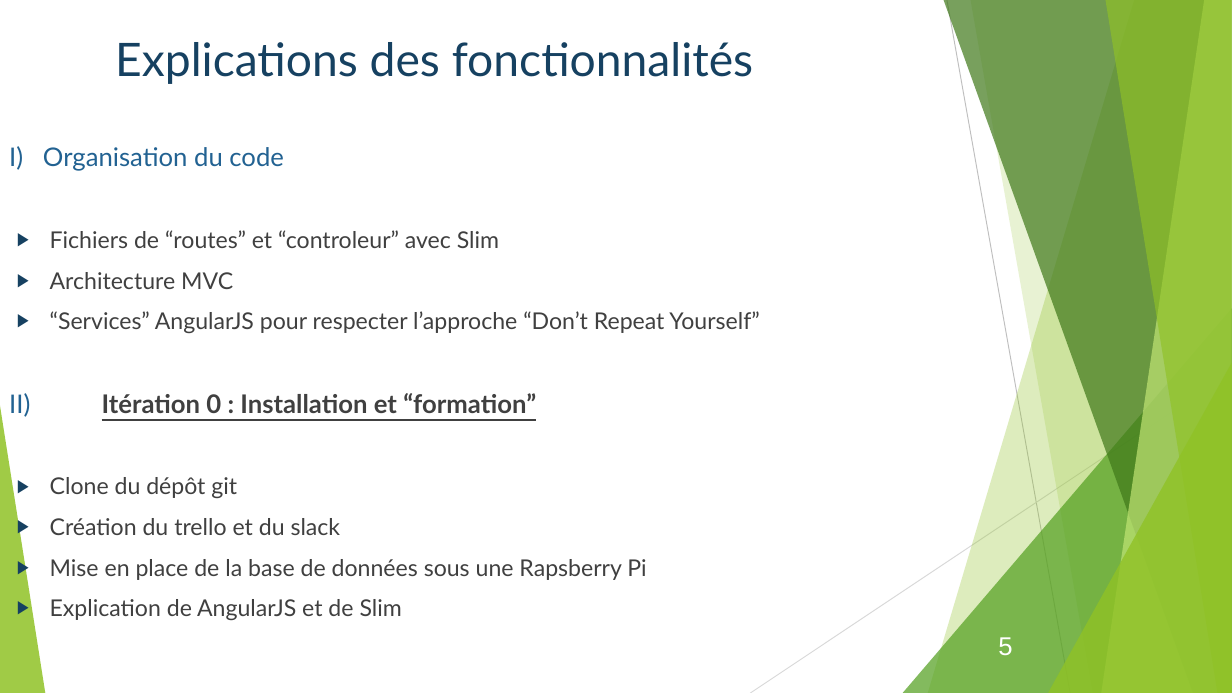
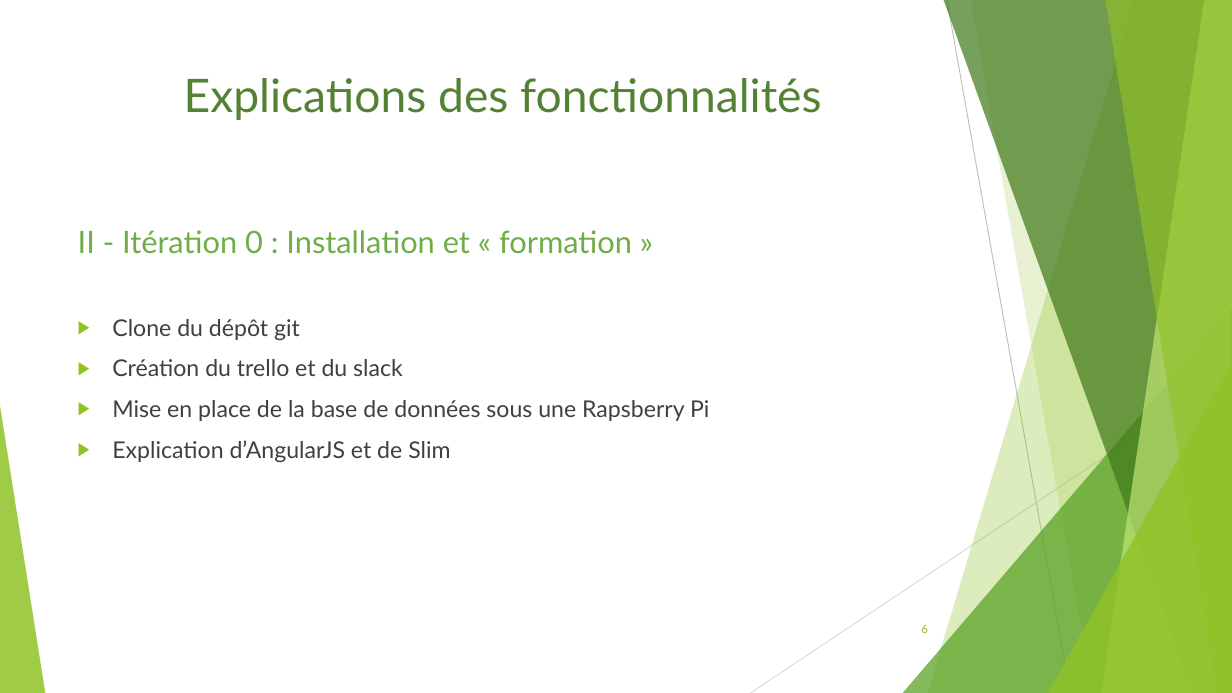
Before and after one commit to Bcante/recommandationSeries, a slide deck: slide 6 of diapoWebWindows.odp (slide 5 before the commit). Drawn at 1232x693 pixels with LibreOffice and Linux fonts; fonts in the diff are those of the drawing. Boxes give left, top, right and bottom in pixels: in the first picture for what was removed or moved away, otherwise in the second. Text is boxed around its words. In the diff, an @@ line names an element or a change of style, - is before the commit and + after.

```diff
--- a/diapoWebWindows.odp
+++ b/diapoWebWindows.odp
@@ title "Explications des fonctionnalités": place and size @@
-title "Explications des fonctionnalités" at box(115, 42, 753, 84)
+title "Explications des fonctionnalités" at box(184, 78, 821, 120)
@@ title "Explications des fonctionnalités" at box(184, 78, 821, 120): text colour #164161 to #548235 @@
@@ text "II - Itération 0 : ...": place and size @@
-text "II - Itération 0 : ..." at box(9, 146, 759, 620)
+text "II - Itération 0 : ..." at box(78, 230, 709, 462)
@@ text at box(78, 230, 632, 254): text changed; size 18 to 24 pt; text colour #404040 to #70AD47 @@
-I) Organisation du code
-  ▶ Fichiers de “routes” et “controleur” avec Slim
-  ▶ Architecture MVC
-  ▶ “Services” AngularJS pour respecter l’approche “Don’t Repeat Yourself”
-II) Itération 0 : Installation et “formation”
+II - Itération 0 : Installation et « formation »
@@ text at box(112, 319, 709, 421): list level 2 to 1 in "Clone du dépôt git"; bullet colour #164161 to #90C226; list level 2 to 1 in "Création du trello et du ..."; list level 2 to 1 in "Mise en place de la ..." @@
@@ text at box(112, 440, 450, 462): text changed @@
-  ▶ Explication de AngularJS et de Slim
+▶ Explication d’AngularJS et de Slim
@@ page number added at box(921, 624, 928, 633), 9 pt, text #90C226 @@
+6
@@ text removed at box(998, 637, 1012, 655) @@
-5
```
Also in this commit, not shown: 10 other slides changed, 4 slides added, 2 slides removed.
